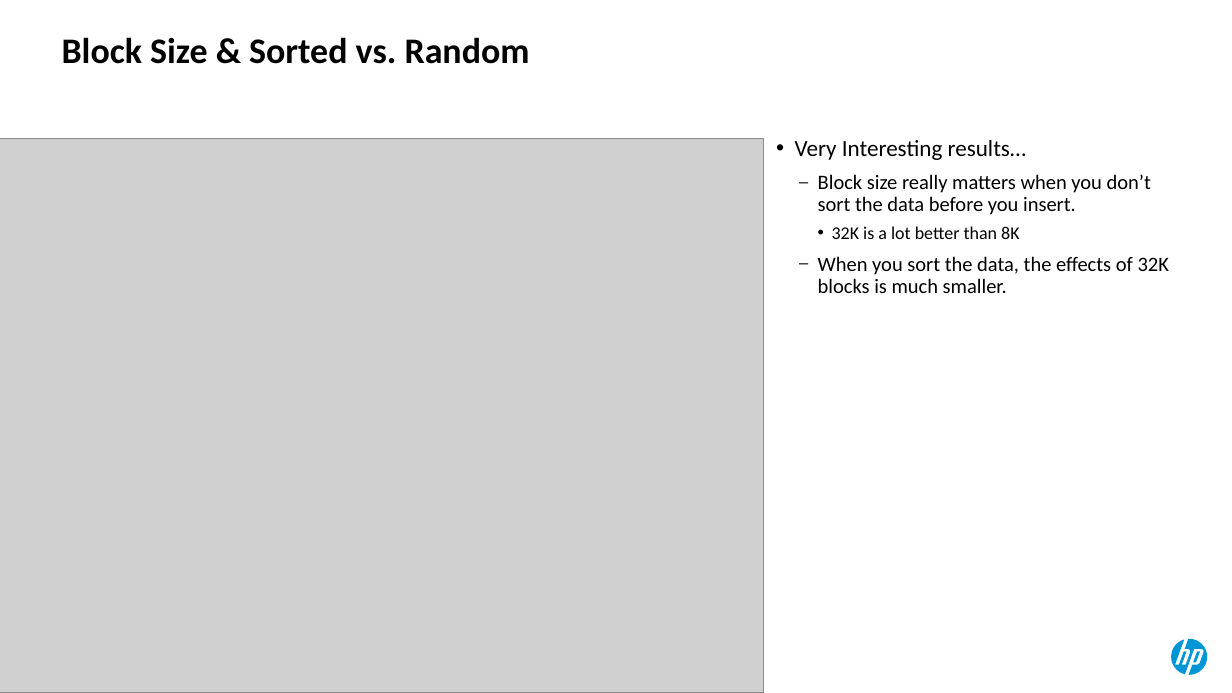
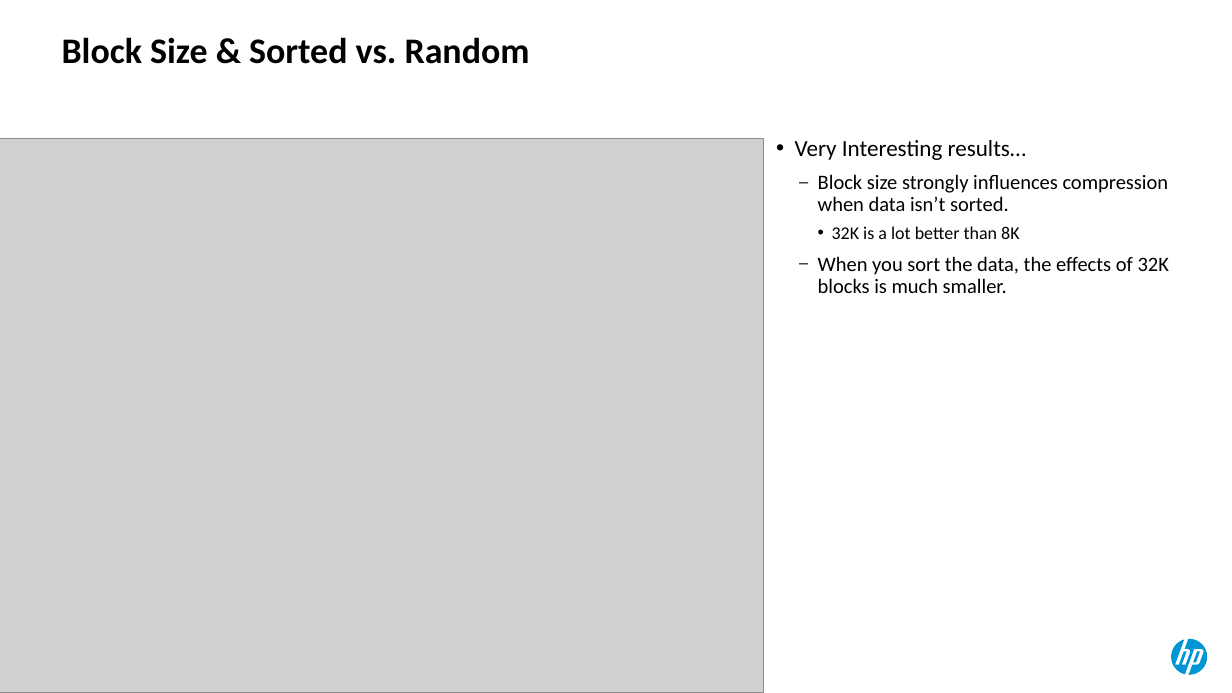
Before and after one commit to Dyland28/HP-Data-Compression, a slide deck: slide 15 of compression_sand_weiss_hotsos_2018.pptx. Drawn at 1232x693 pixels with LibreOffice and Linux fonts; fonts in the diff are those of the drawing; grey boxes stand for pictures. Boxes give left, top, right and bottom in pixels: in the first picture for what was removed or moved away, otherwise in the second. Text is boxed around its words. In the diff, an @@ line names an element or a change of style, - is before the commit and + after.

```diff
--- a/compression_sand_weiss_hotsos_2018.pptx
+++ b/compression_sand_weiss_hotsos_2018.pptx
@@ text at (818, 174, 1169, 211): text changed @@
-  – Block size really matters when you don’t sort the data before you insert.
+  – Block size strongly influences compression when data isn’t sorted.
```
Also in this commit, not shown: 4 other slides changed, 3 slides added, 2 slides removed.
